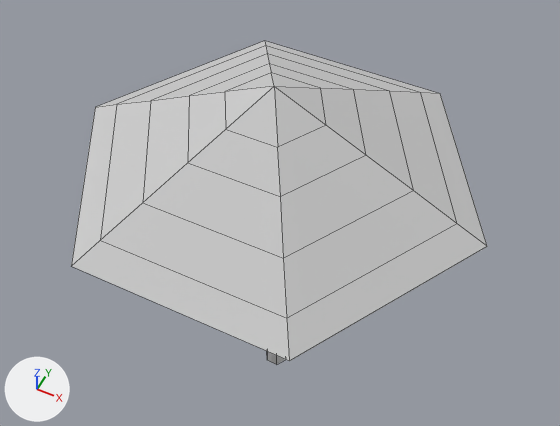
Two versions of the FBX model Assets/_Assets/Models/caffe_umbrella_v2.fbx, one commit apart.
Camera for both pictures: a camera (50 mm lens) standing at (1.13, -2.21, 4.06) and looking at (-0.04, 0.12, 1.14). The lights are fixed; the arrows at lower left show +X, +Y and +Z. Mesh edges are drawn as thin lines. Where no turn or scale is listed for an object, it has been applied to the vertices.

Script lines for the objects in view, before the commit:
```python
me_mesh = bpy.data.meshes.new('Mesh')
me_mesh.from_pydata(...)  # 43 vertices, 36 faces; spans x -0.99..0.99, y -0.85..0.85, z 0.0..2.06
me_mesh.materials.append(mat_gray_simple)  # light grey #cacaca
ob_caffe_umbrella_v2 = bpy.data.objects.new('caffe_umbrella_v2', me_mesh)
ob_caffe_umbrella_v2.location = (0.0, 0.0, 0.0)
```
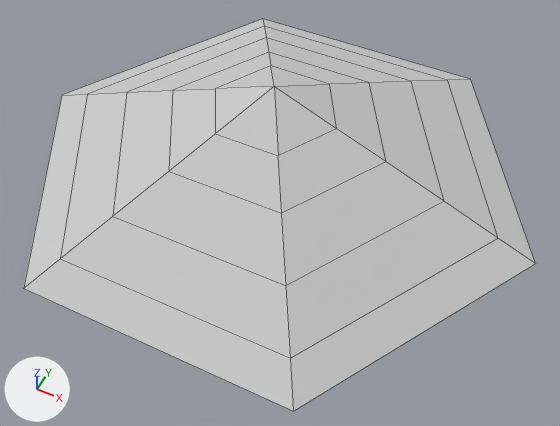
The edits, one by one:
me_mesh has 43 vertices, 36 faces and spans x -0.99..0.99, y -0.85..0.85, z 0.0..2.06.
me_mesh is used by ob_caffe_umbrella_v2; location (0.0, 0.0, 0.0).
me_mesh part 1: the loose piece of 31 vertices spanning x -0.99..0.99, y -0.85..0.85, z 1.57..2.06 is scaled about its middle by (1.21, 1.21, 1).

Changed parts and their boxes [x1, y1, x2, y2] in the pictures (560 x 426 px; the box of a moved part takes in the faces that stretch with it):
'caffe_umbrella_v2', reshaped (23% wider, 21% taller): before [71, 41, 487, 364]; after [24, 19, 536, 411]
part 1 of me_mesh, moved or reshaped: before [71, 41, 487, 361]; after [24, 19, 536, 411]
